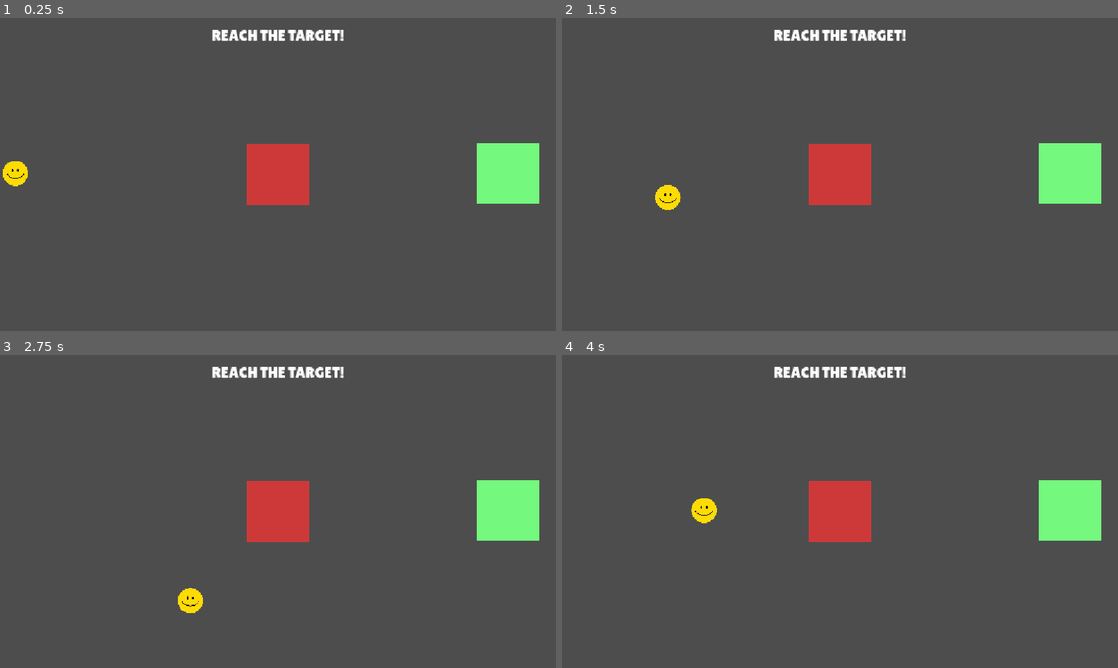
Above: before the commit, frames 1-4 (two rows, left to right).
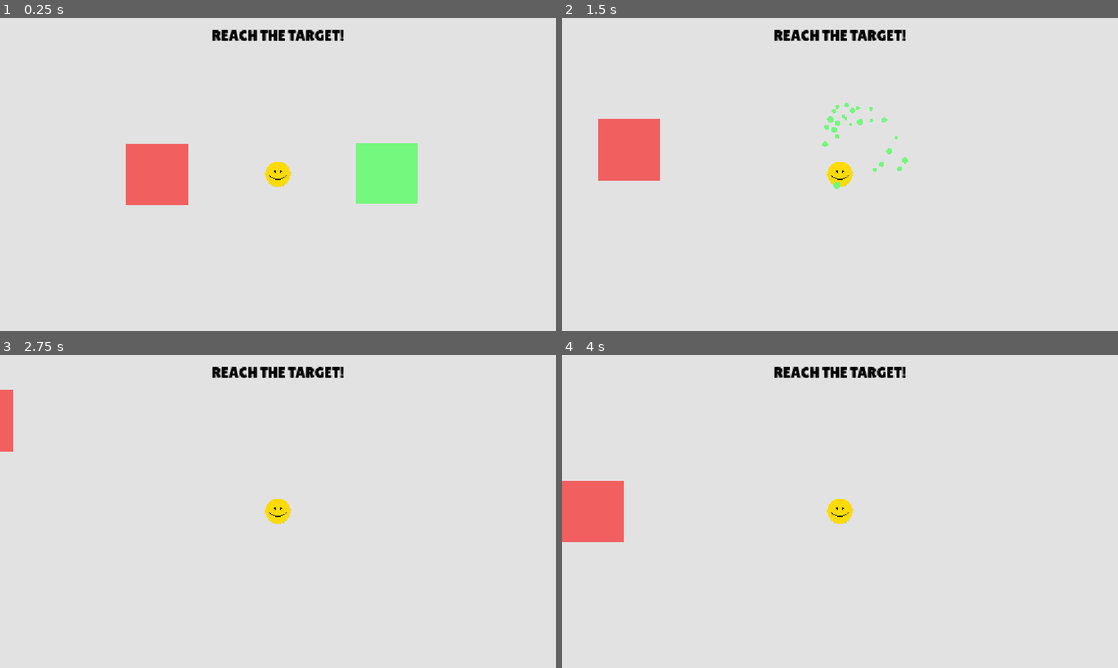
Above: after the commit, the same moments.

Repository: foreignseal/ReachTheTarget_Godot
Game: Godot game, scene res://scenes/Game.tscn
Two runs of this game, one before a commit and one after it. Both use one fixed random seed, a clock stepped at 60 frames per second and the inputs below.
Inputs:
- Up to frame 1 (0.25 s): no input
- Up to frame 2 (1.5 s): tap Enter at 0.5 s; hold D (move_right) 0.53-1.28 s; hold S (move_down) from 1.28 s (still down)
- Up to frame 3 (2.75 s): release S (move_down) at 2.03 s; hold D (move_right) from 2.03 s (still down)
- Up to frame 4 (4 s): release D (move_right) at 2.78 s; hold W (move_up) 2.78-3.53 s; hold A (move_left) from 3.53 s (still down)

The runs differ from the first frame. In frame 1, 100% of the frame differs, in the area x 0-100%, y 0-100%; in frame 2, 100%; in frame 3, 100%; in frame 4, 100%.

Commit message:
updated: new visual and following camera

Diff:
--- a/project.godot
+++ b/project.godot
@@ -56,3 +56,4 @@
 rendering_device/driver.windows="d3d12"
 renderer/rendering_method="gl_compatibility"
 renderer/rendering_method.mobile="gl_compatibility"
+environment/defaults/default_clear_color=Color(0.8862616, 0.88626146, 0.8862615, 1)
--- a/scenes/Game.tscn
+++ b/scenes/Game.tscn
@@ -7,9 +7,22 @@
 
 [node name="Game" type="Node2D" unique_id=1105542259]
 
-[node name="Screen" type="Camera2D" parent="." unique_id=683318714]
+[node name="Target" parent="." unique_id=1018898236 instance=ExtResource("3_s0nni")]
+position = Vector2(476, -2)
 
-[node name="Label" type="Label" parent="Screen" unique_id=435409345]
+[node name="DangerZone" parent="." unique_id=1567770249 node_paths=PackedStringArray("message") instance=ExtResource("4_danger")]
+message = NodePath("../Player/Screen/Label")
+
+[node name="SpawnPoint" type="Marker2D" parent="." unique_id=1343114655]
+position = Vector2(250, 0)
+
+[node name="Player" parent="." unique_id=1511318249 node_paths=PackedStringArray("spawn_point") instance=ExtResource("2_78awf")]
+position = Vector2(-594, 433)
+spawn_point = NodePath("../SpawnPoint")
+
+[node name="Screen" type="Camera2D" parent="Player" unique_id=683318714]
+
+[node name="Label" type="Label" parent="Player/Screen" unique_id=435409345]
 anchors_preset = 8
 anchor_left = 0.5
 anchor_top = 0.5
@@ -23,21 +36,9 @@
 grow_vertical = 2
 size_flags_horizontal = 4
 size_flags_vertical = 0
+theme_override_colors/font_color = Color(0, 0, 0, 1)
 theme_override_fonts/font = ExtResource("1_cpr0p")
 theme_override_font_sizes/font_size = 32
 text = "REACH THE TARGET!"
 horizontal_alignment = 1
 vertical_alignment = 1
-
-[node name="SpawnPoint" type="Marker2D" parent="Screen" unique_id=1343114655]
-position = Vector2(-544, -2)
-
-[node name="Player" parent="Screen" unique_id=1511318249 node_paths=PackedStringArray("spawn_point") instance=ExtResource("2_78awf")]
-position = Vector2(-544, -2)
-spawn_point = NodePath("../SpawnPoint")
-
-[node name="Target" parent="Screen" unique_id=1018898236 instance=ExtResource("3_s0nni")]
-position = Vector2(476, -2)
-
-[node name="DangerZone" parent="Screen" unique_id=1567770249 node_paths=PackedStringArray("message") instance=ExtResource("4_danger")]
-message = NodePath("../Label")
